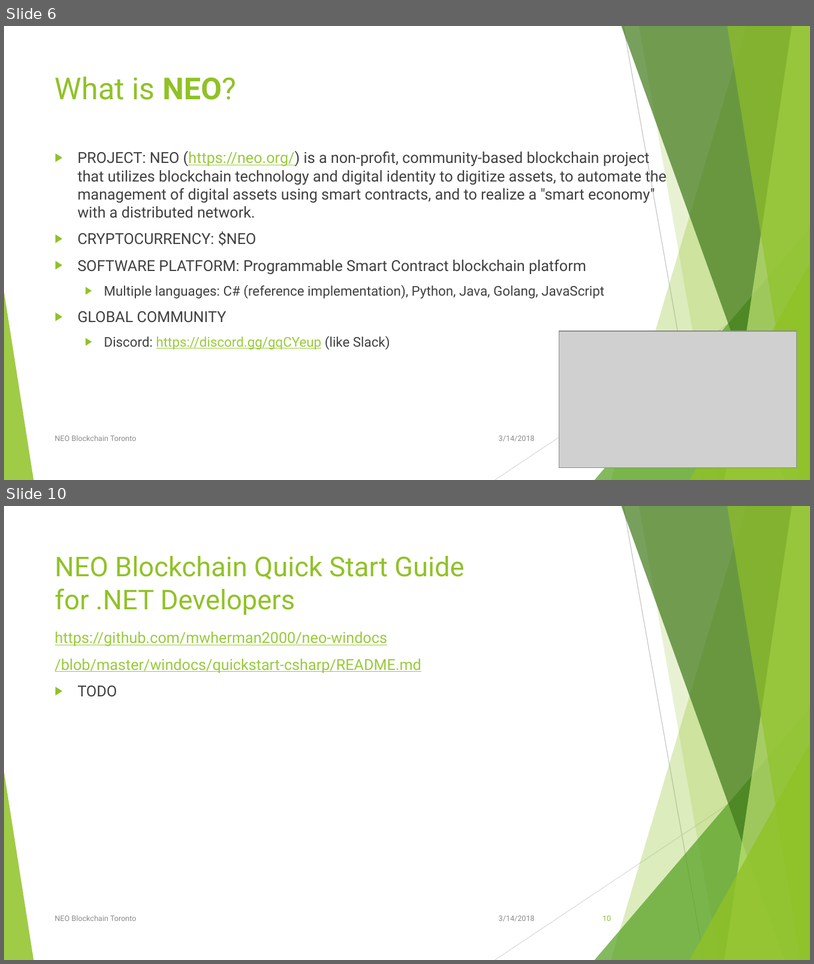
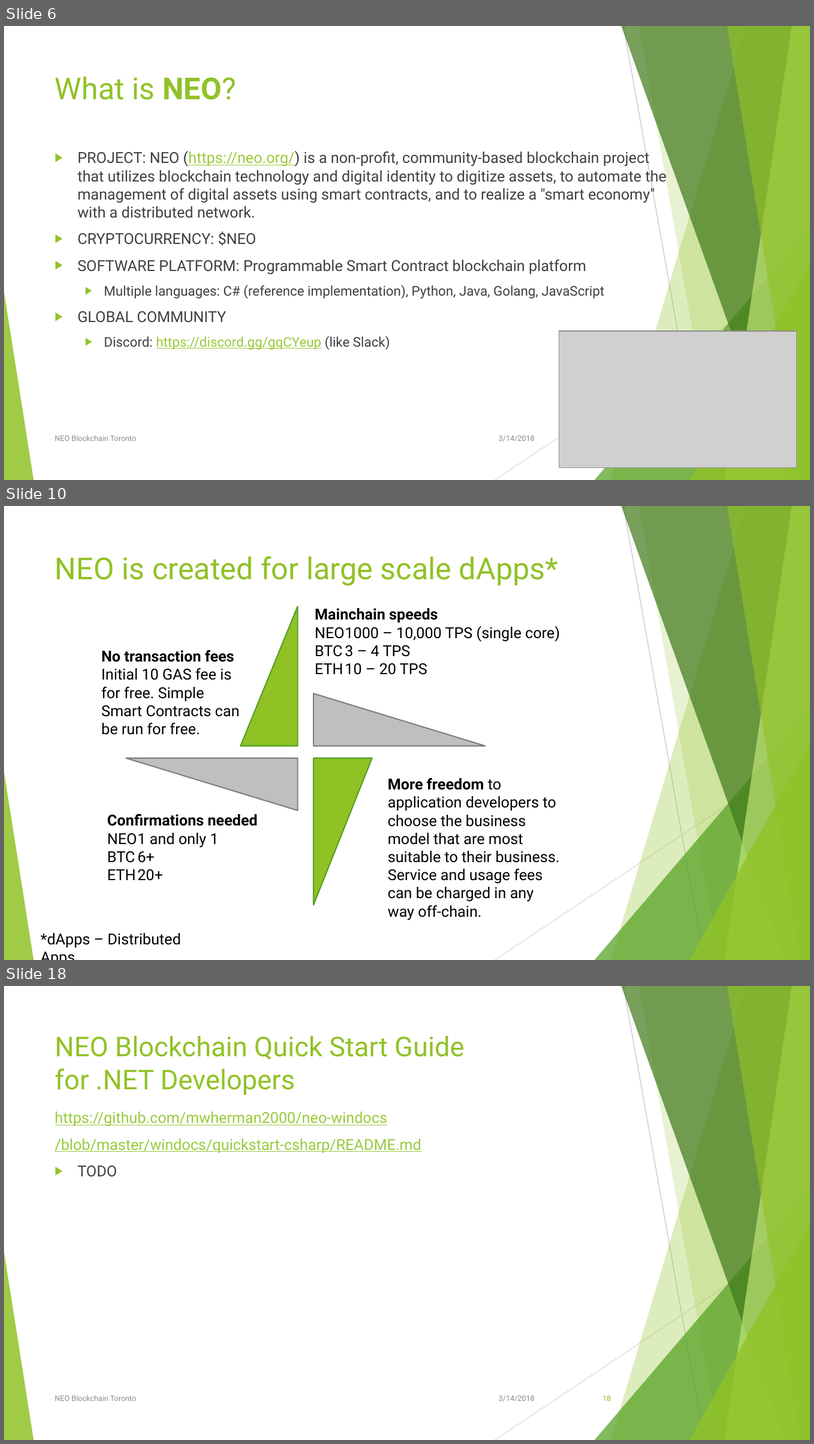
Before and after one commit to mwherman2000/neo-windocs, a slide deck: events/2018-neo-blockchain-toronto/NEO Blockchain-Toronto-20180314 Meetup.pptx. Shown one above the other, each under a label of ours: slides 6 and 10 before the commit, slides 6, 10 and 18 after it; the slides between them are not shown. The pictures are 814x964 and 814x1444 pixels, drawn with LibreOffice and Linux fonts; fonts in the diff are those of the drawing; grey boxes stand for pictures. Boxes give left, top, right and bottom in pixels: in the first picture for what was removed or moved away, otherwise in the second. Text is boxed around its words. In the diff, an @@ line names an element or a change of style, - is before the commit and + after.

```diff
--- a/events/2018-neo-blockchain-toronto/NEO Blockchain-Toronto-20180314 Meetup.pptx
+++ b/events/2018-neo-blockchain-toronto/NEO Blockchain-Toronto-20180314 Meetup.pptx
@@ slide 10 added at bbox=[4, 506, 810, 960], background #FFFFFF; not listed: 10 template elements that a slide beside it also shows @@
@@ title added at bbox=[55, 556, 559, 586], 36 pt, text #90C226 @@
+NEO is created for large scale dApps*
@@ right triangle added at bbox=[240, 606, 298, 746], fill #90C226, outline #54A021 1.5 pt @@
@@ text added at bbox=[315, 608, 560, 675], 18 pt, text #000000 @@
+Mainchain speeds
+NEO 1000 – 10,000 TPS (single core)
+BTC 3 – 4 TPS
+ETH 10 – 20 TPS
@@ text added at bbox=[101, 650, 240, 735], 18 pt, text #000000 @@
+No transaction fees
+Initial 10 GAS fee is for free. Simple Smart Contracts can be run for free.
@@ right triangle added at bbox=[314, 694, 486, 746], fill #BFBFBF, outline #808080 1.5 pt @@
@@ right triangle added at bbox=[126, 757, 298, 810], fill #BFBFBF, outline #808080 1.5 pt @@
@@ right triangle added at bbox=[314, 757, 372, 904], fill #90C226, outline #54A021 1.5 pt @@
@@ text added at bbox=[388, 778, 560, 920], 18 pt, text #000000 @@
+More freedom to application developers to choose the business model that are most suitable to their business. Service and usage fees can be charged in any way off-chain.
@@ text added at bbox=[107, 814, 258, 880], 18 pt, text #000000 @@
+Confirmations needed
+NEO 1 and only 1
+BTC 6+
+ETH 20+
@@ text added at bbox=[41, 933, 181, 947], 18 pt, text #000000 @@
+*dApps – Distributed Apps
@@ what was slide 10 is now slide 18 @@
@@ page number at bbox=[603, 1395, 611, 1401]: text changed @@
-10
+18
```
Also in this commit, not shown: 2 slides changed, 8 other slides added, 1 slide removed.
